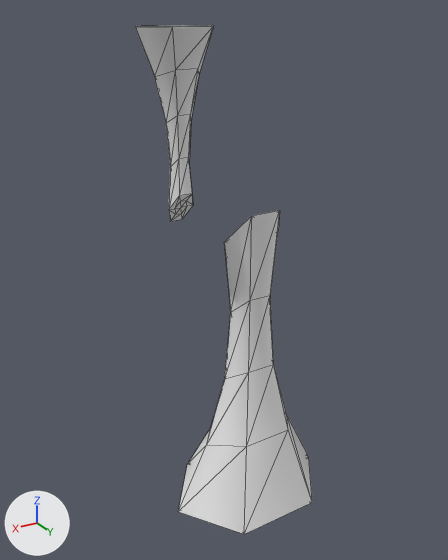
Renders of the FBX model Art Assets/3D Models/Underground_Assets/Underground_Stalgamites_SM_ER.fbx from each side of a commit.
Camera for both pictures: a 50 mm camera at (0.943, 1.584, 1.513) aimed at (0.057, 0.107, 0.774). Arrows for +X, +Y and +Z are at lower left; the lights stay in place. Mesh edges are drawn as thin lines. Where no turn or scale is listed for an object, it has been applied to the vertices.
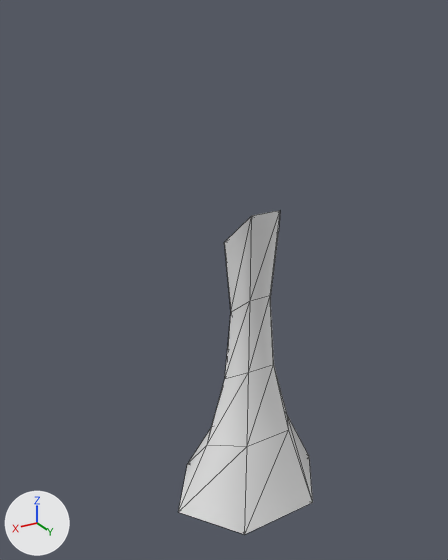
The newer file is also rescaled (x0.461), turned or shifted as a whole; pictures and numbers use the older file's frame.

What differs and where, as boxes [x1, y1, x2, y2] in the pictures (448 x 560 px):
'Cylinder003', deleted
    before: [135, 25, 214, 221]

The edits, one by one:
Object 'Cylinder003' (ob_cylinder003) is deleted.
